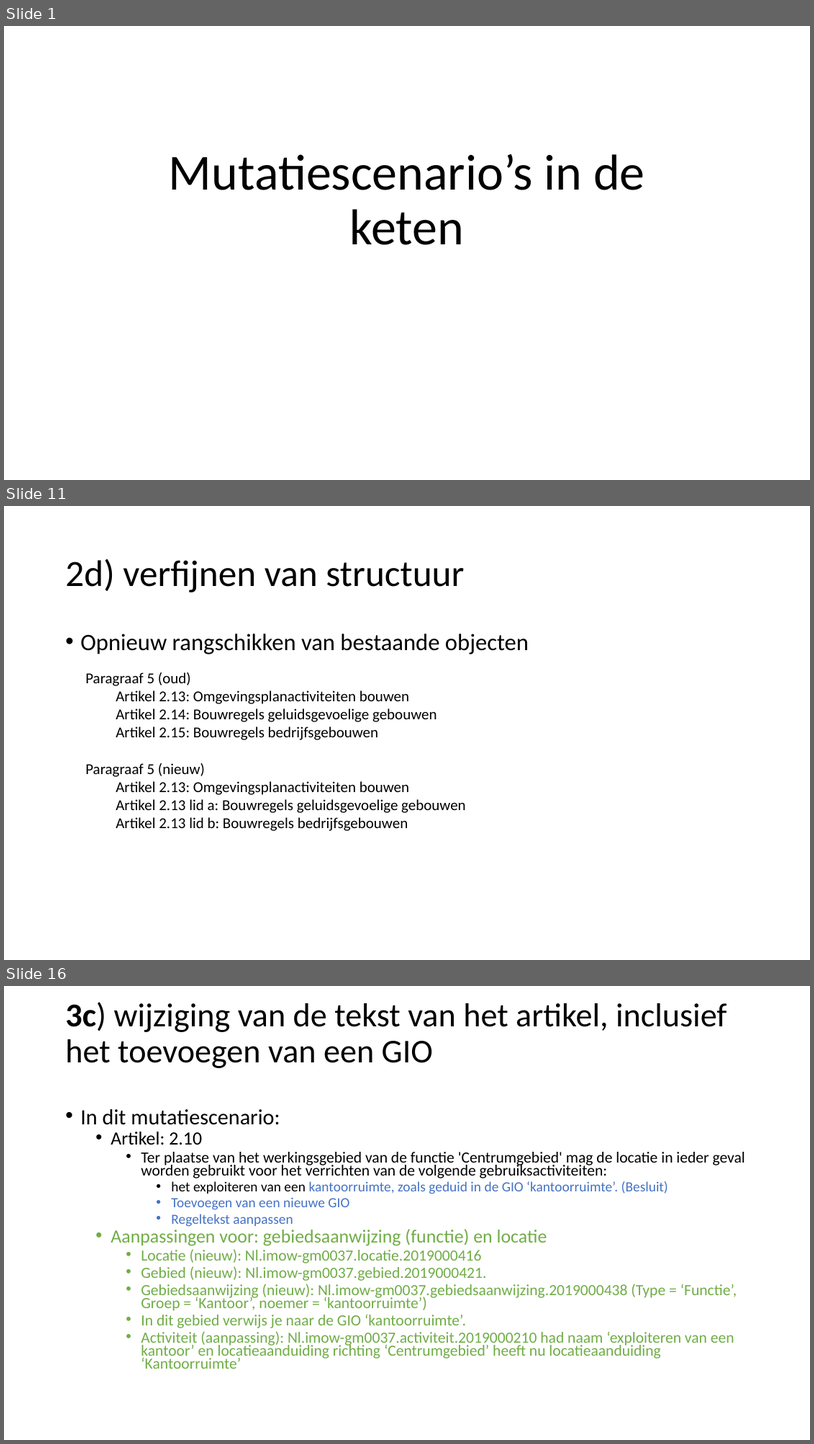
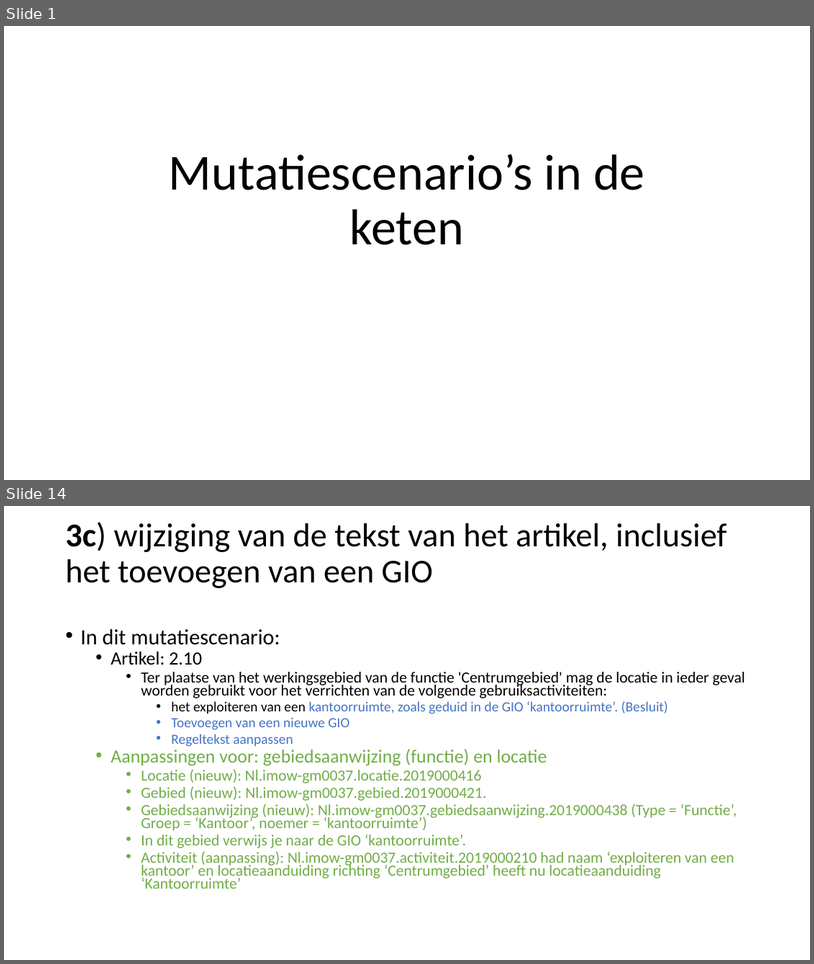
Before and after one commit to Geonovum/xml_omgevingsplan_gemeentestad, a slide deck: Submutatiescenario_s.pptx. Shown one above the other, each under a label of ours: slides 1, 11 and 16 before the commit, slides 1 and 14 after it; the slides between them are not shown. The pictures are 814x1444 and 814x964 pixels, drawn with LibreOffice and Linux fonts; fonts in the diff are those of the drawing. Boxes give left, top, right and bottom in pixels: in the first picture for what was removed or moved away, otherwise in the second. Text is boxed around its words. In the diff, an @@ line names an element or a change of style, - is before the commit and + after.

```diff
--- a/Submutatiescenario_s.pptx
+++ b/Submutatiescenario_s.pptx
@@ slide 11 removed at [4,506,810,960], background #FFFFFF @@
@@ title removed at [65,559,464,592] @@
-2d) verfijnen van structuur
@@ text removed at [80,633,529,654] @@
-• Opnieuw rangschikken van bestaande objecten
@@ text removed at [85,672,466,831] @@
-    Paragraaf 5 (oud)
-      Artikel 2.13: Omgevingsplanactiviteiten bouwen
-      Artikel 2.14: Bouwregels geluidsgevoelige gebouwen
-      Artikel 2.15: Bouwregels bedrijfsgebouwen
-    Paragraaf 5 (nieuw)
-      Artikel 2.13: Omgevingsplanactiviteiten bouwen
-      Artikel 2.13 lid a: Bouwregels geluidsgevoelige gebouwen
-      Artikel 2.13 lid b: Bouwregels bedrijfsgebouwen
@@ what was slide 16 is now slide 14 @@
```
Also in this commit, not shown: 14 slides changed, 2 slides added, 4 other slides removed.
